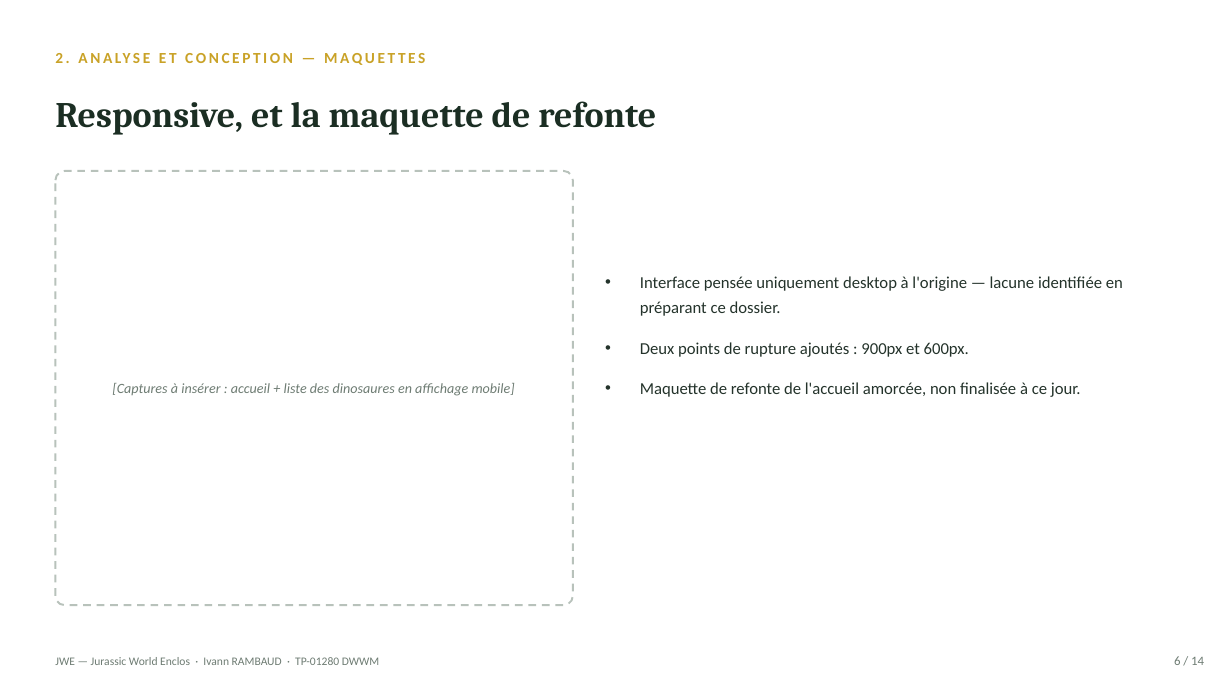
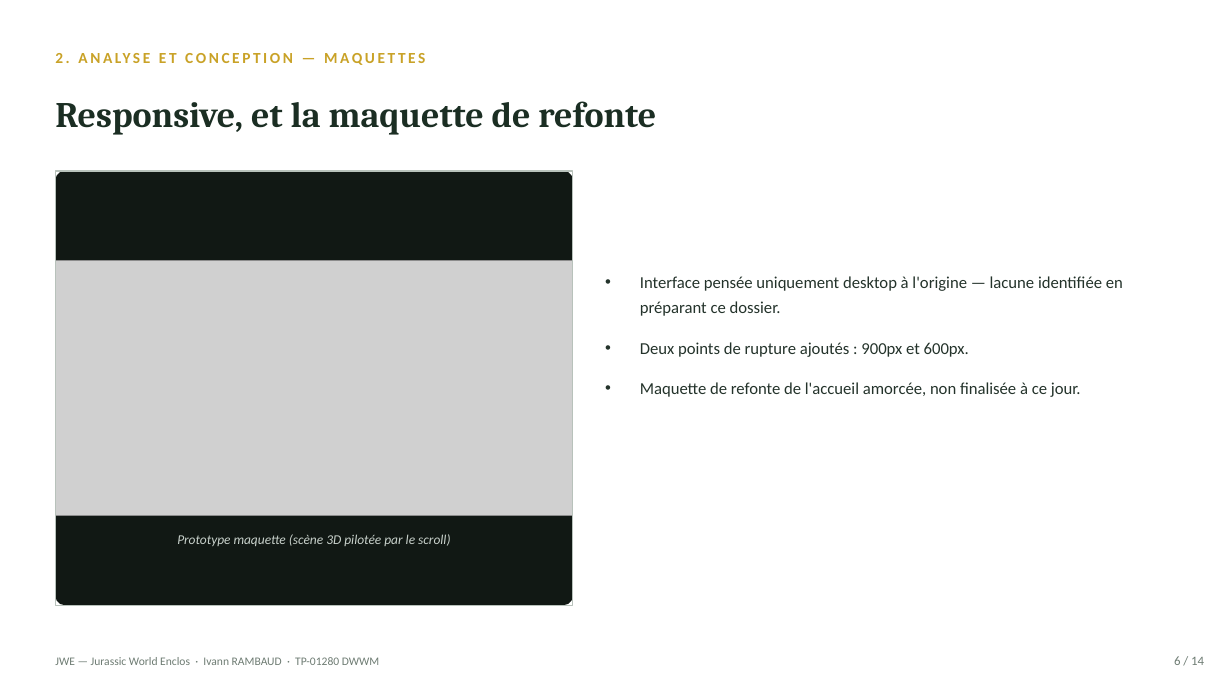
Before and after one commit to Ivann212/JWE, a slide deck: slide 6 of DWWM/Support_Soutenance_JWE_RAMBAUD.pptx. Drawn at 1232x693 pixels with LibreOffice and Linux fonts; fonts in the diff are those of the drawing; grey boxes stand for pictures. Boxes give left, top, right and bottom in pixels: in the first picture for what was removed or moved away, otherwise in the second. Text is boxed around its words. In the diff, an @@ line names an element or a change of style, - is before the commit and + after.

Commit message:
PPT: ajoute la capture de la maquette prototype sur la slide Responsive

```diff
--- a/DWWM/Support_Soutenance_JWE_RAMBAUD.pptx
+++ b/DWWM/Support_Soutenance_JWE_RAMBAUD.pptx
@@ rounded rectangle at box(55, 171, 573, 605): fill #FFFFFF to #111814; outline #B8C2BB 1.5 pt dashed to none @@
@@ rectangle added at box(55, 171, 573, 605), outline #B8C2BB 1 pt @@
@@ picture added at box(55, 261, 573, 516) @@
@@ text removed at box(112, 383, 515, 396) @@
-[Captures à insérer : accueil + liste des dinosaures en affichage mobile]
@@ text added at box(177, 534, 450, 546), 10.5 pt, text #C7D0CA, italic @@
+Prototype maquette (scène 3D pilotée par le scroll)
```
